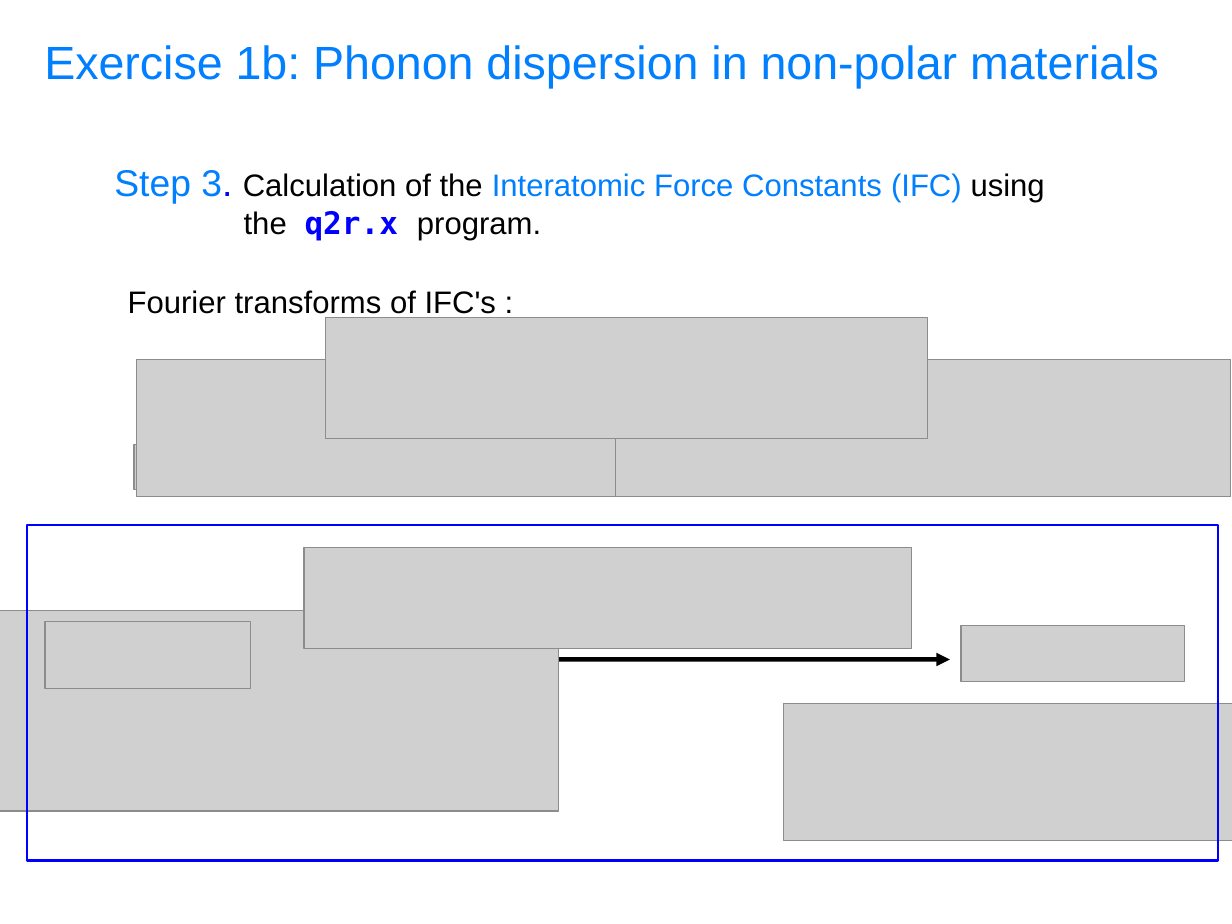
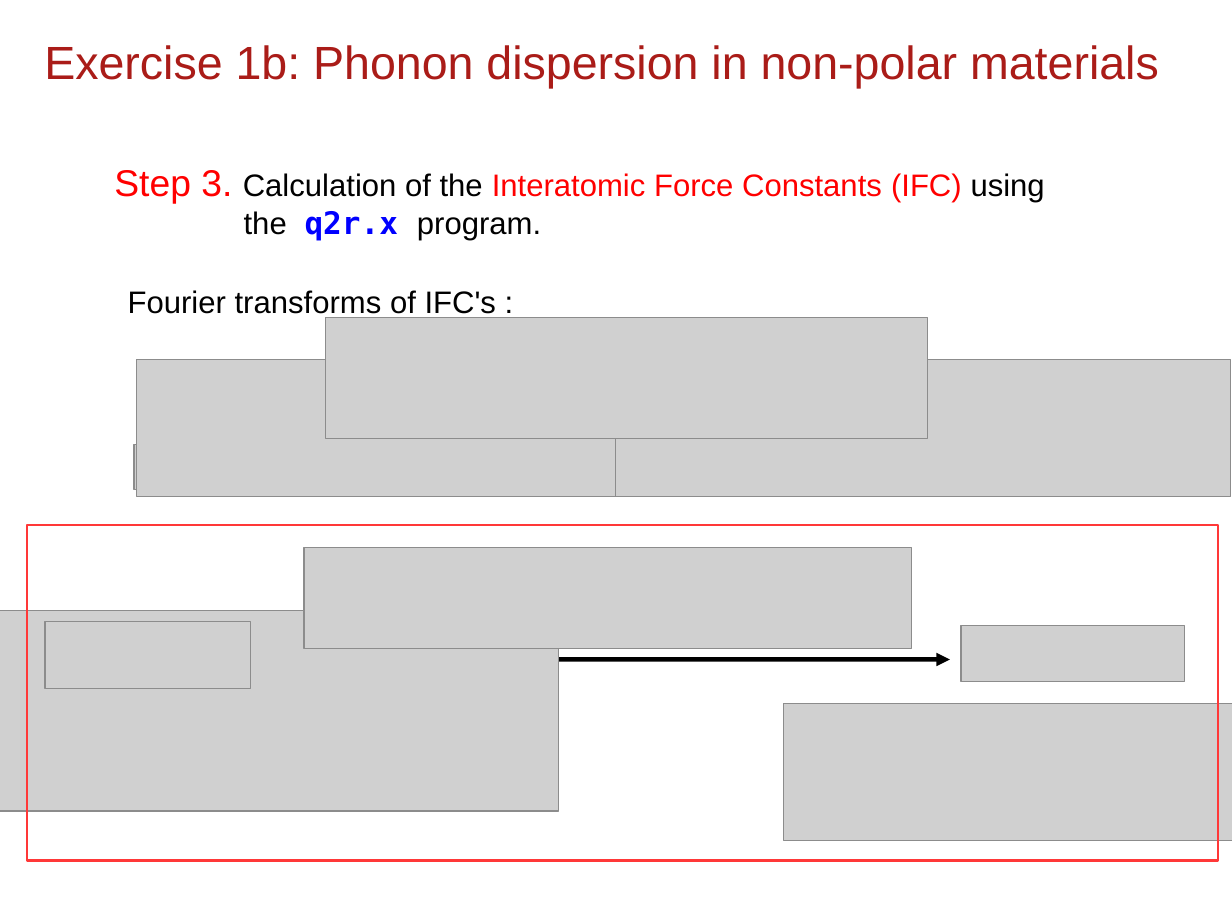
Before and after one commit to thepranab/materials-for-max-qe2021-online-school, a slide deck: slide 22 of slides.sources/handson-day5.odp. Drawn at 1232x924 pixels with LibreOffice and Linux fonts; fonts in the diff are those of the drawing; grey boxes stand for pictures. Boxes give left, top, right and bottom in pixels: in the first picture for what was removed or moved away, otherwise in the second. Text is boxed around its words. In the diff, an @@ line names an element or a change of style, - is before the commit and + after.

```diff
--- a/slides.sources/handson-day5.odp
+++ b/slides.sources/handson-day5.odp
@@ title "Exercise 1b: Phonon dispersion in ..." at (x1=44, y1=45, x2=1159, y2=89): text colour #007FFF to #AA1C18 @@
@@ text "Step 3. Calculation of the ..." at (x1=114, y1=170, x2=1045, y2=241): text colour #007FFF to #FF0000 in "Step 3. Interatomic Force Constants (IFC)"; text colour #0000FF to #FF0000 in "3." @@
@@ rectangle at (x1=27, y1=525, x2=1219, y2=861): outline #0000FF 1.45 pt to #FF3838 1.45 pt @@
```
Also in this commit, not shown: 43 other slides changed, 3 slides added, 1 slide removed, 3 other files.
